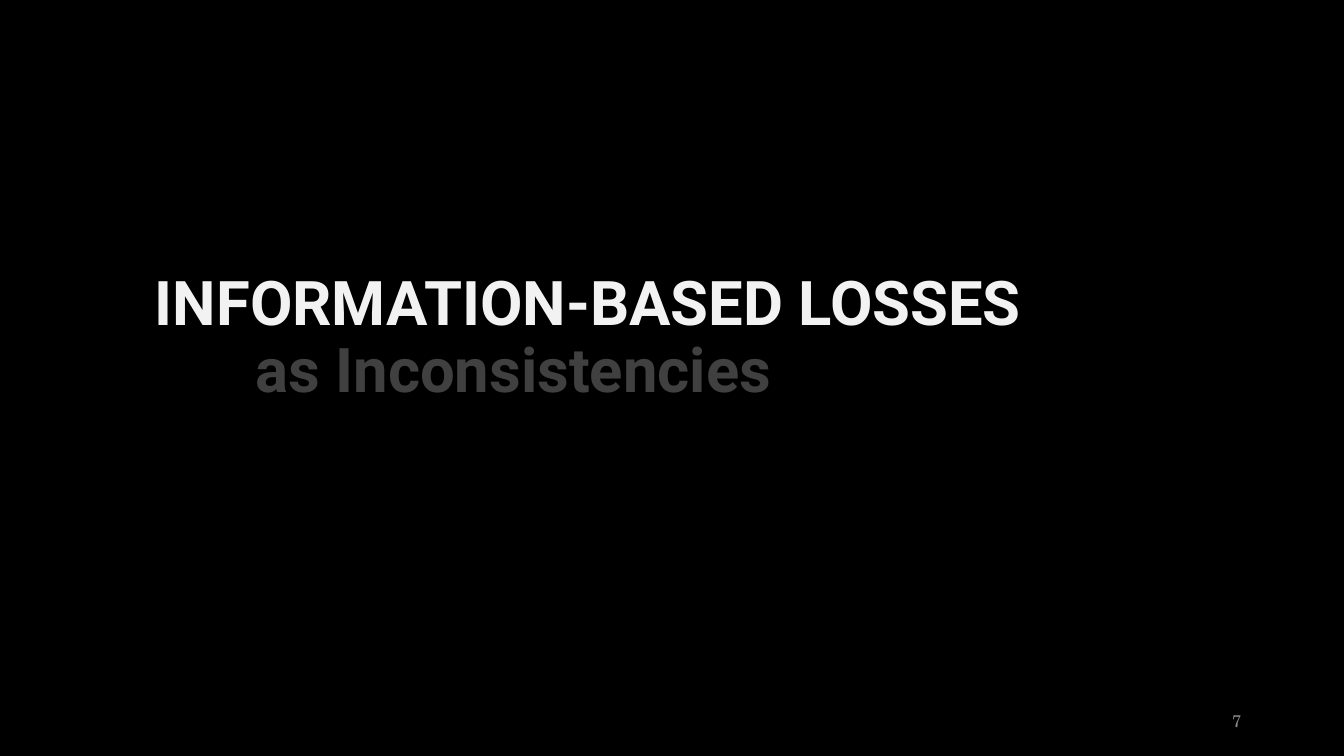
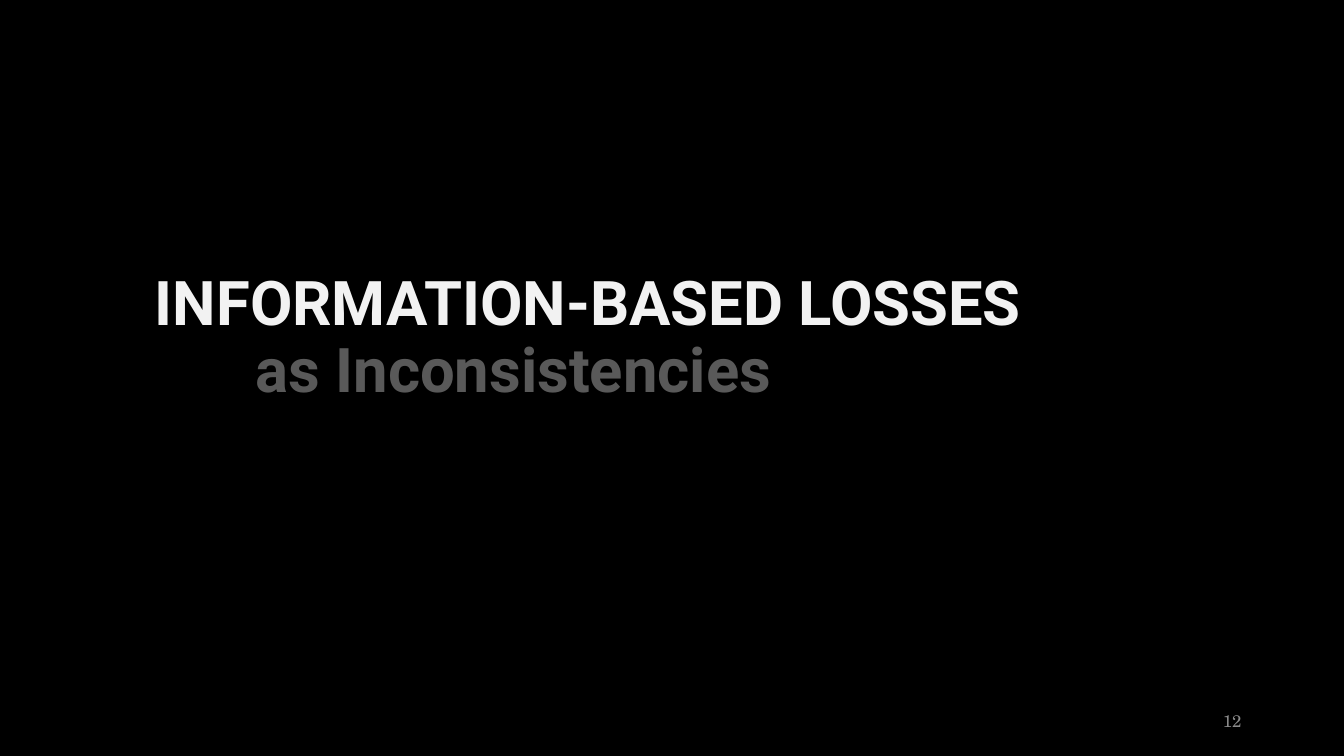
Before and after one commit to orichardson/pdg-expts, a slide deck: slide 12 of present/ai-seminar-2023/one-true-loss--45min.pptx (slide 7 before the commit). Drawn at 1344x756 pixels with LibreOffice and Linux fonts; fonts in the diff are those of the drawing. Boxes give left, top, right and bottom in pixels: in the first picture for what was removed or moved away, otherwise in the second. Text is boxed around its words. In the diff, an @@ line names an element or a change of style, - is before the commit and + after.

```diff
--- a/present/ai-seminar-2023/one-true-loss--45min.pptx
+++ b/present/ai-seminar-2023/one-true-loss--45min.pptx
@@ title "INFORMATION-BASED LOSSES as Inconsistencies" at box(155, 280, 1021, 393): text colour #404040 to #595959 in "as Inconsistencies" @@
@@ page number at box(1223, 715, 1242, 727): text changed @@
-7
+12
```
Also in this commit, not shown: 15 other slides changed, 19 slides added.
